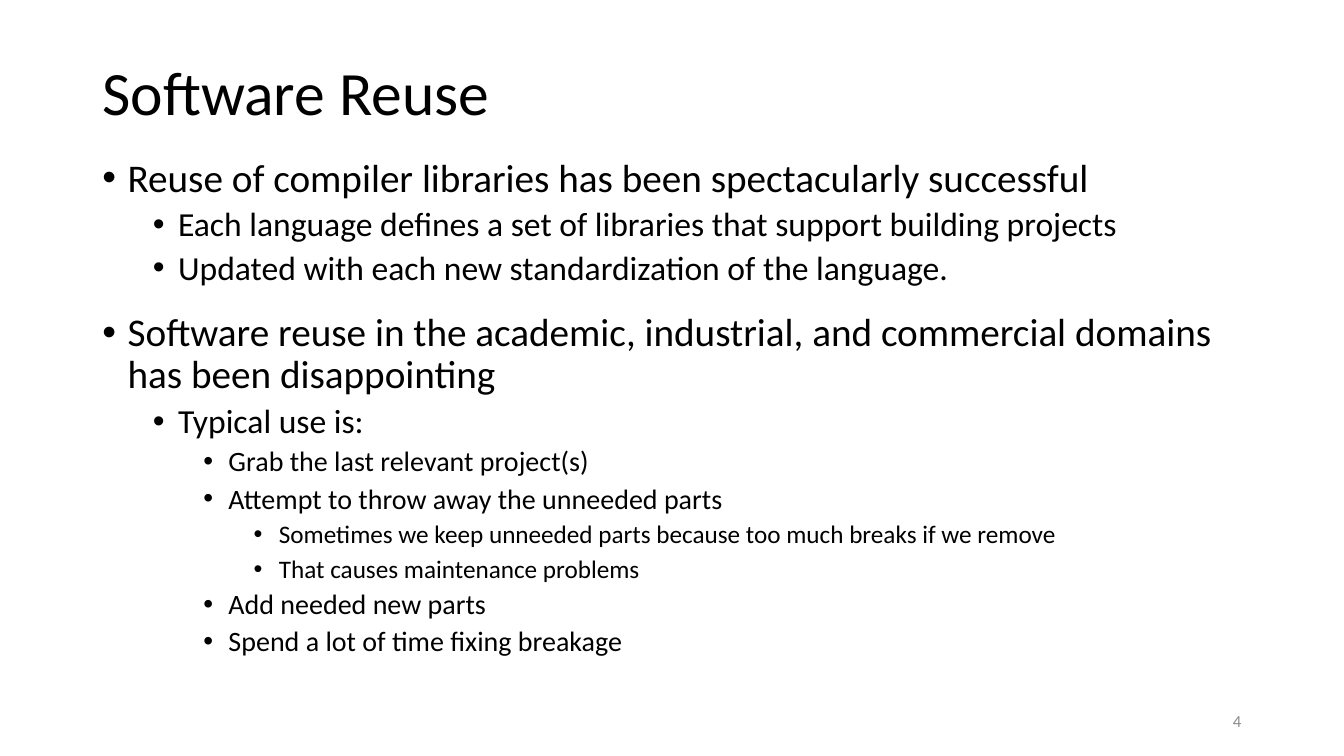
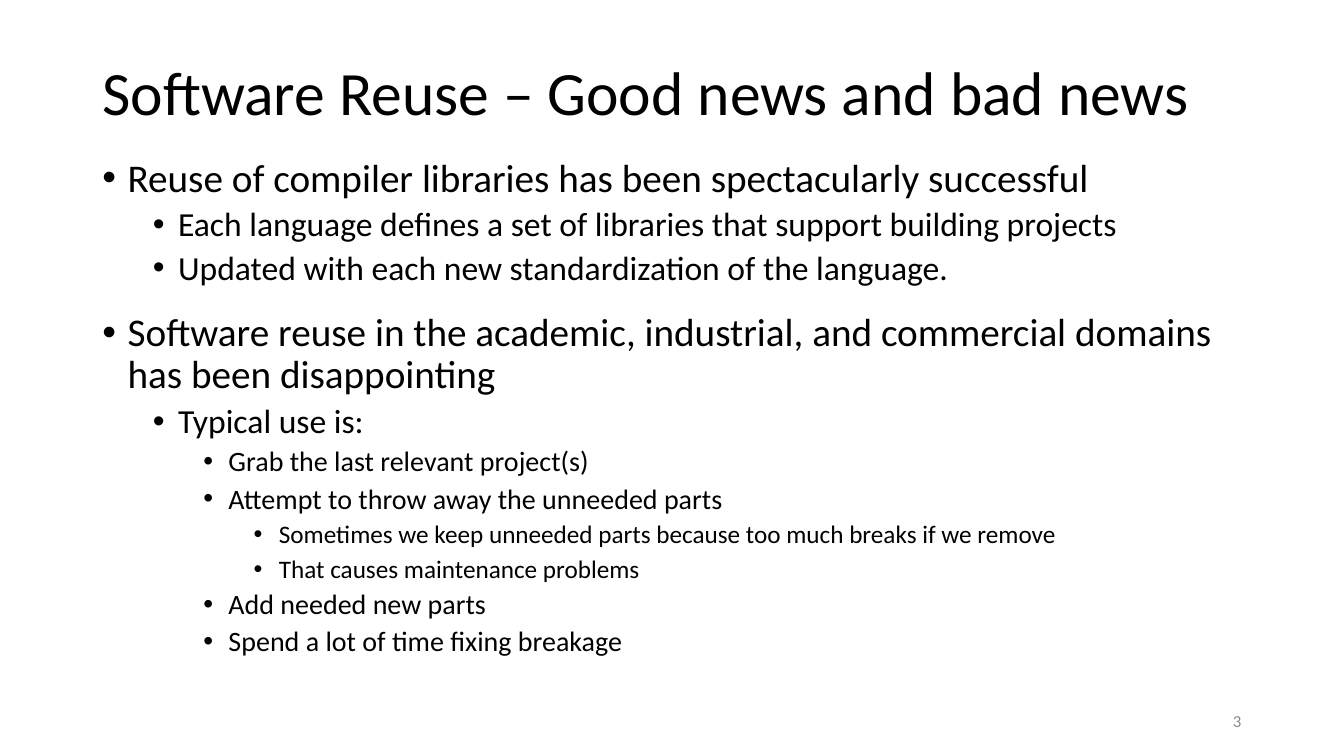
Before and after one commit to JimFawcett/JimFawcett.github.io, a slide deck: slide 3 of Resources/PublishingSourceCode.pptx (slide 4 before the commit). Drawn at 1344x756 pixels with LibreOffice and Linux fonts; fonts in the diff are those of the drawing. Boxes give left, top, right and bottom in pixels: in the first picture for what was removed or moved away, otherwise in the second. Text is boxed around its words. In the diff, an @@ line names an element or a change of style, - is before the commit and + after.

```diff
--- a/Resources/PublishingSourceCode.pptx
+++ b/Resources/PublishingSourceCode.pptx
@@ title at (102, 72, 1188, 116): text changed @@
-Software Reuse
+Software Reuse – Good news and bad news
@@ page number at (1233, 716, 1241, 727): text changed @@
-4
+3
```
Also in this commit, not shown: 7 other slides changed, 2 slides added, 1 other file.
